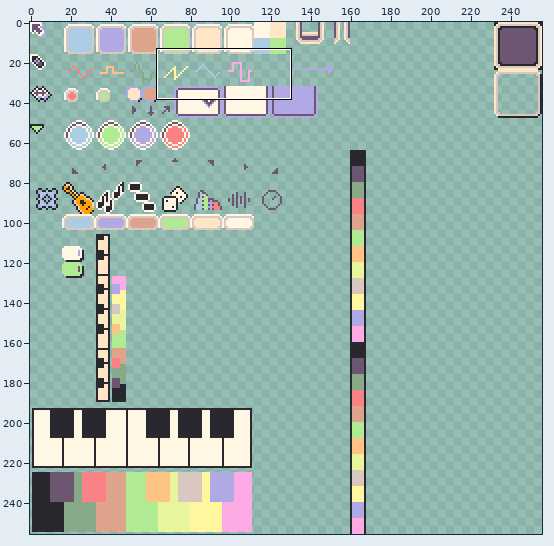
Edited in one commit: pixel-art file (tiny-cli/sfx-spritesheet.aseprite). Above: a wide view before the commit, with the close-up outlined.
Close-up. First the earlier version:
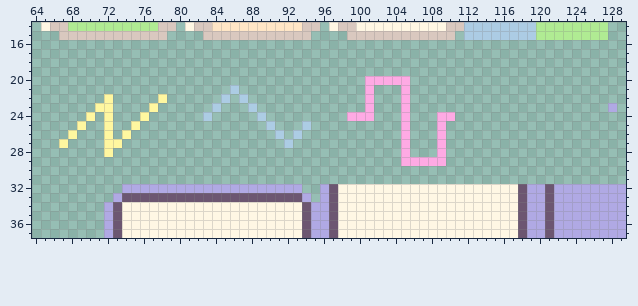
256x256 pixels, 1 frame. Shown: x 64..129, y 14..37. The commit also changed other parts of the picture, which this record leaves out.
Once edited:
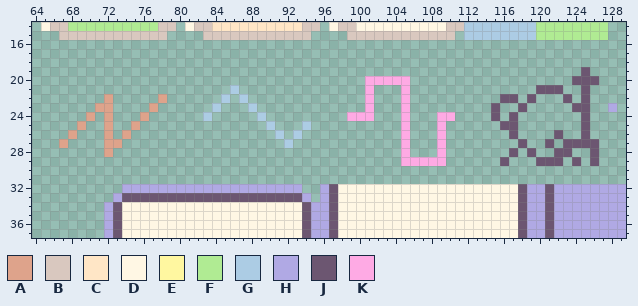
Palette (. is transparent): A #dea38b  B #d9c8bf  C #ffe6c6  D #fff7e4  E #fff7a0  F #b0eb93  G #accce4  H #b0a9e4  J #6c5671  K #feaae4
Diff:
Changed rows in their new state; - is an unchanged pixel.
Layer "Layer 1":
first column x 67:
19 ----------------------------------------------------------J-
20 ---------------------------------------------------------JJJ
21 -----------------------------------------------------JJJ--J-
22 -----A-----A-------------------------------------JJ-J---J-J-
23 ----AA----A-------------------------------------J--J-----JJ-
24 ---A-A---A--------------------------------------J-J-------J-
25 --A--A--A----------------------------------------JJ-------J-
26 -A---A-A------------------------------------------J----J--J-
27 A----AA--------------------------------------------J--J-JJJJ
28 -----A--------------------------------------------J-J--JJ--J
29 -------------------------------------------------J---JJJ-J-J
Boxes around the changes in both close-ups, in picture pixels (x1, y1, x2, y2):
added: (491, 67, 599, 166)
changed: (59, 94, 167, 157)
